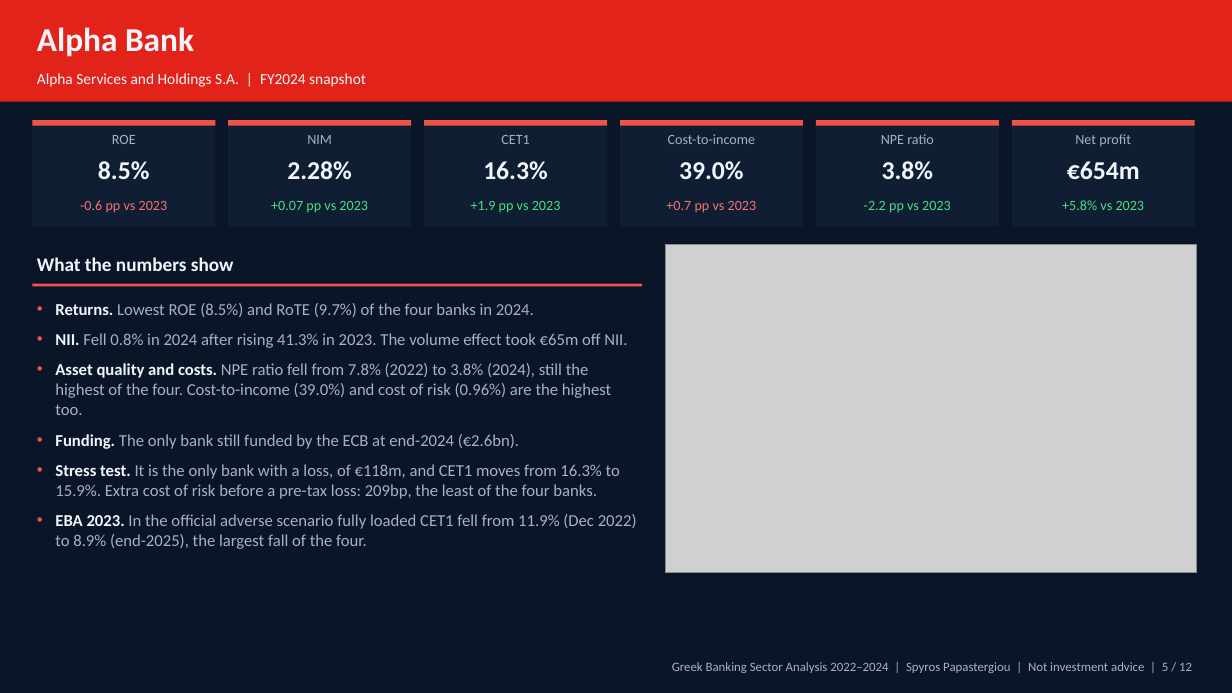
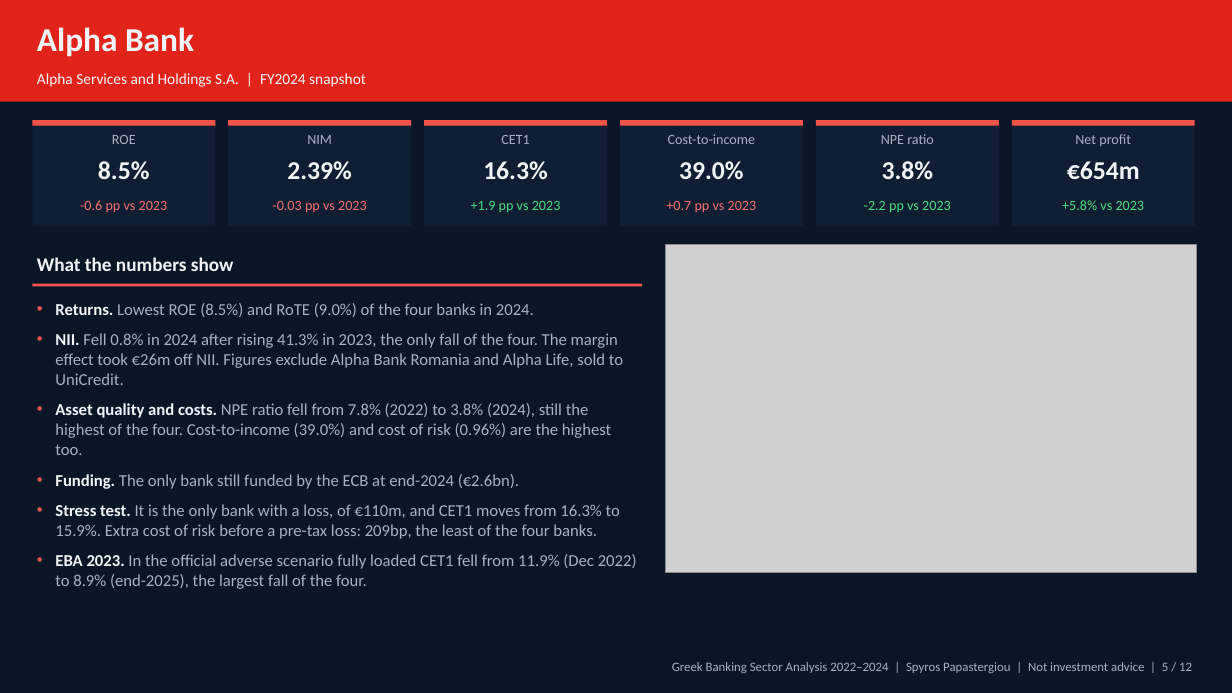
Before and after one commit to papastergiousp-maker/greek-banking-sector-analysis, a slide deck: slide 5 of deliverables/greek_banking_deck.pptx. Drawn at 1232x693 pixels with LibreOffice and Linux fonts; fonts in the diff are those of the drawing; grey boxes stand for pictures. Boxes give left, top, right and bottom in pixels: in the first picture for what was removed or moved away, otherwise in the second. Text is boxed around its words. In the diff, an @@ line names an element or a change of style, - is before the commit and + after.

```diff
--- a/deliverables/greek_banking_deck.pptx
+++ b/deliverables/greek_banking_deck.pptx
@@ text at [287,161,352,179]: text changed @@
-2.28%
+2.39%
@@ text at [272,201,367,213]: text changed; text colour #4ADE80 to #F87171 @@
-+0.07 pp vs 2023
+-0.03 pp vs 2023
@@ text at [55,303,623,385]: text changed @@
-• Returns. Lowest ROE (8.5%) and RoTE (9.7%) of the four banks in 2024.
-• NII. Fell 0.8% in 2024 after rising 41.3% in 2023. The volume effect took €65m off NII.
+• Returns. Lowest ROE (8.5%) and RoTE (9.0%) of the four banks in 2024.
+• NII. Fell 0.8% in 2024 after rising 41.3% in 2023, the only fall of the four. The margin effect took €26m off NII. Figures exclude Alpha Bank Romania and Alpha Life, sold to UniCredit.
@@ text at [55,504,620,539]: text changed @@
-• Stress test. It is the only bank with a loss, of €118m, and CET1 moves from 16.3% to 15.9%. Extra cost of risk before a pre-tax loss: 209bp, the least of the four banks.
+• Stress test. It is the only bank with a loss, of €110m, and CET1 moves from 16.3% to 15.9%. Extra cost of risk before a pre-tax loss: 209bp, the least of the four banks.
```
Also in this commit, not shown: 6 other slides changed, 32 other files.
